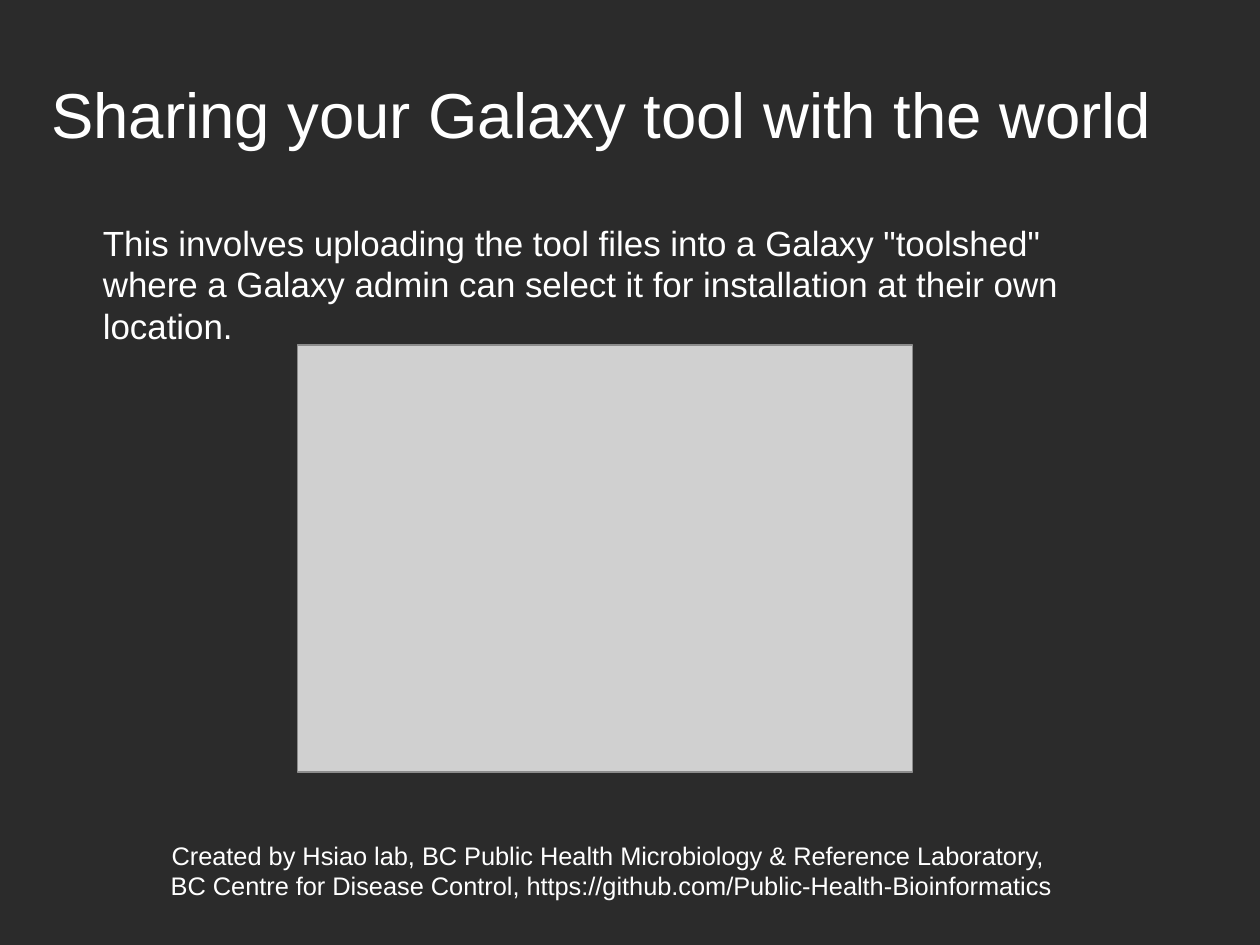
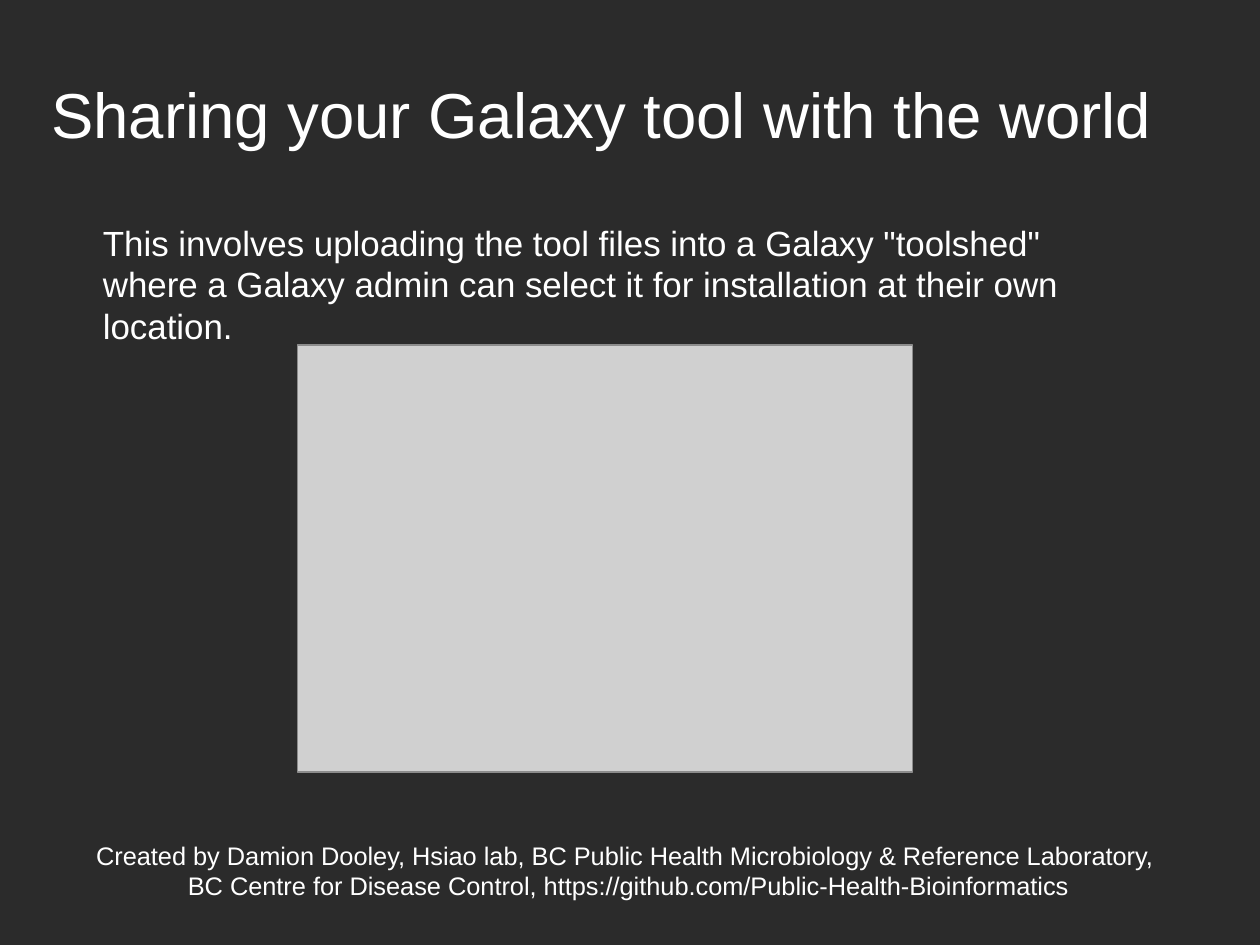
Before and after one commit to Public-Health-Bioinformatics/galaxy-tool-tutorials, a slide deck: slide 1 of Galaxy Tool Versioning.odp. Drawn at 1260x945 pixels with LibreOffice and Linux fonts; fonts in the diff are those of the drawing; grey boxes stand for pictures; background and template pictures are left out; a plain dark background stands for a picture behind light text. Boxes give left, top, right and bottom in pixels: in the first picture for what was removed or moved away, otherwise in the second. Text is boxed around its words. In the diff, an @@ line names an element or a change of style, - is before the commit and + after.

```diff
--- a/Galaxy Tool Versioning.odp
+++ b/Galaxy Tool Versioning.odp
@@ text "Created by Damion Dooley, Hsiao ...": place and size @@
-text "Created by Damion Dooley, Hsiao ..." at (171, 846, 1052, 901)
+text "Created by Damion Dooley, Hsiao ..." at (96, 846, 1153, 901)
@@ text at (96, 846, 1153, 870): text changed @@
-Created by Hsiao lab, BC Public Health Microbiology & Reference Laboratory,
+Created by Damion Dooley, Hsiao lab, BC Public Health Microbiology & Reference Laboratory,
```
Also in this commit, not shown: 2 other files.
